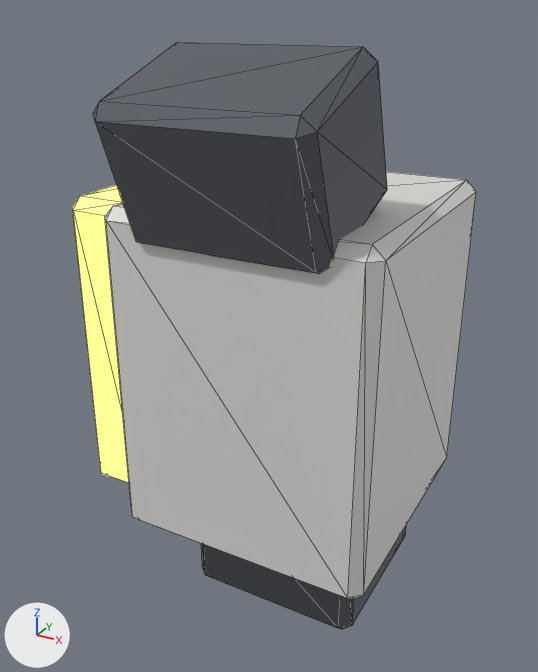
The glTF model scenes/mecha/parts/arm_left/tankhead_arm_left_lower.glb as it was, and as the next commit left it.
Before and after are seen from a camera (50 mm lens) standing at (0.422, -0.837, 0.166) and looking at (-0.039, 0.002, -0.253). Arrows for +X, +Y and +Z are at lower left; the lights stay in place. The older version comes first. Mesh edges are drawn as thin lines. Vertices at exactly the same position are counted once.

In view in the first picture: 'tankhead_arm_left_lower'.
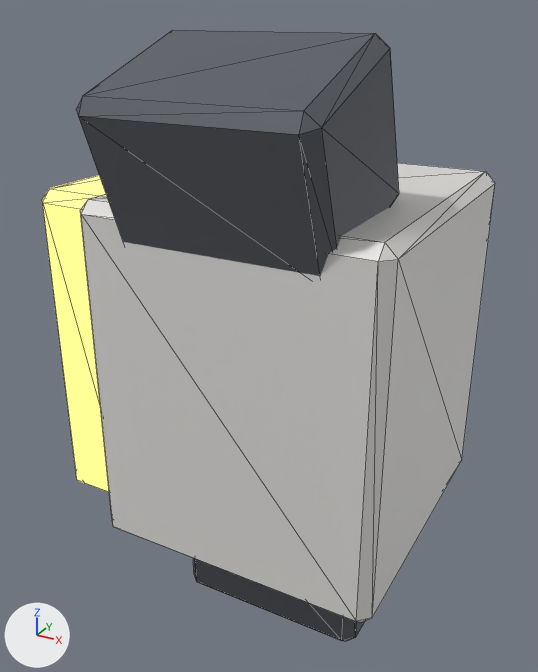
Pixel boxes [x1, y1, x2, y2] of what changed, in the pictures (538 x 672 px; the box of a moved part takes in the faces that stretch with it):
'tankhead_arm_left_lower', reshaped (12% wider): before [72, 42, 476, 629]; after [43, 30, 495, 642]
part 1 of me_cube, moved or reshaped: before [201, 526, 406, 629]; after [193, 558, 365, 642]
part 2 of me_cube, moved or reshaped: before [72, 42, 476, 600]; after [43, 30, 495, 623]

The change, as a diff of the scene's bpy script:
```diff
--- a/scenes/mecha/parts/arm_left/tankhead_arm_left_lower.glb.py
+++ b/scenes/mecha/parts/arm_left/tankhead_arm_left_lower.glb.py
@@ me_cube @@
 # used by ob_tankhead_arm_left_lower; location = (0.0, 0.0, 0.0)
-me_cube.from_pydata(...)  # 96 vertices, 176 faces; spans x -0.25..0.18, y -0.23..0.21, z -0.67..0.13
+me_cube.from_pydata(...)  # 96 vertices, 176 faces; spans x -0.28..0.2, y -0.243..0.23, z -0.68..0.143
+# me_cube part 1: the loose piece of 24 vertices spanning x -0.13..0.13, y -0.07..0.19, z -0.67..-0.45 is scaled about its middle by (1.08, 1.08, 1.1)
+# me_cube part 2: 72 of 96 vertices moved; they spanned x -0.25..0.18, y -0.23..0.21, z -0.51..0.13 and now span x -0.28..0.2, y -0.243..0.23, z -0.52..0.143; mean shift (-0.007, 0.0, 0.0); largest move (-0.235, -0.135, -0.47) -> (-0.265, -0.155, -0.48)
 me_cube.materials.append(mat_tankhead_dark)
```
